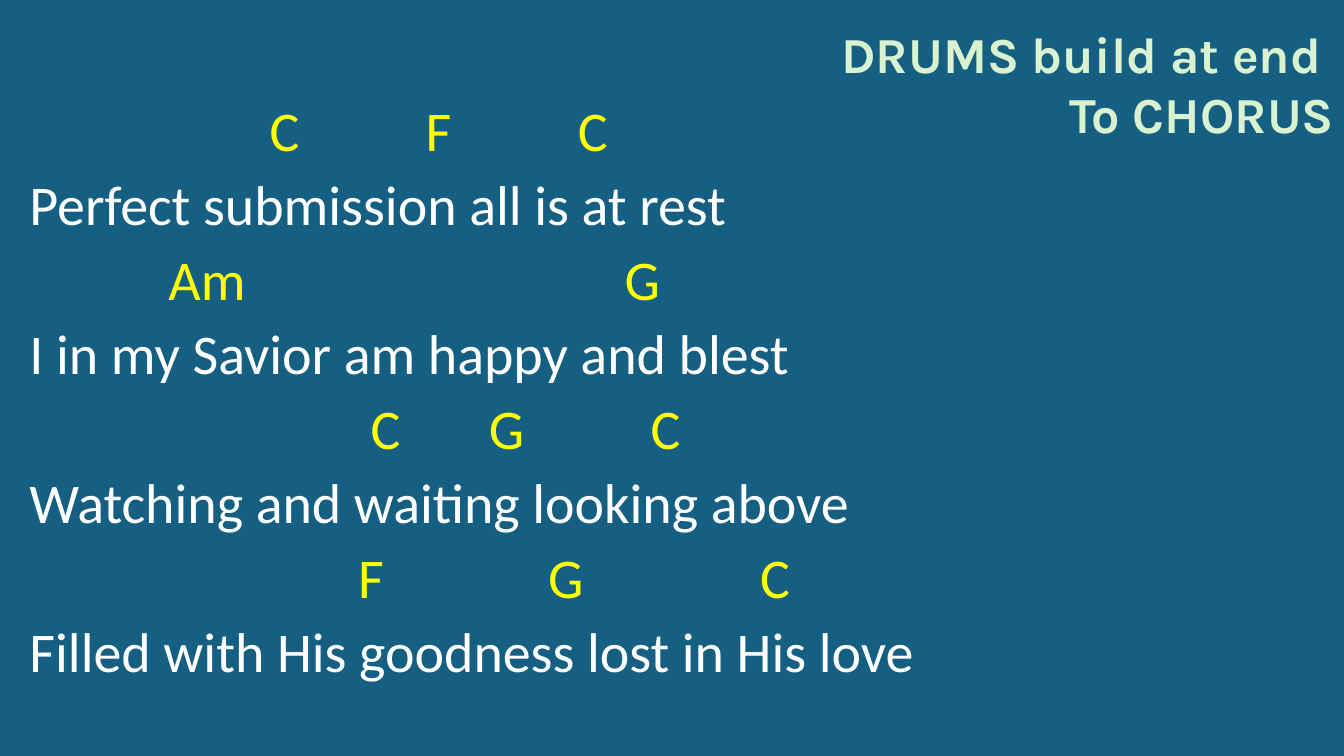
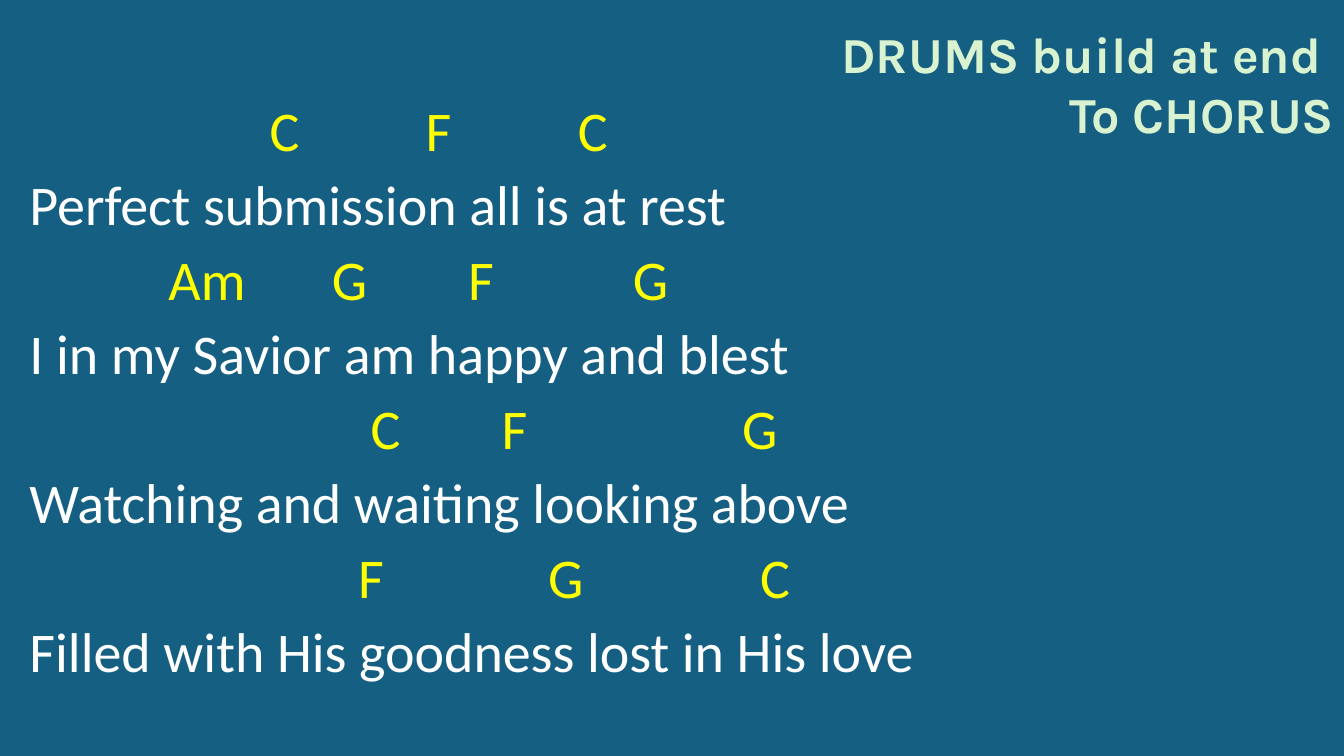
Before and after one commit to kendall412/worship, a slide deck: slide 6 of Blessed Assurance-CH.pptx. Drawn at 1344x756 pixels with LibreOffice and Linux fonts; fonts in the diff are those of the drawing. Boxes give left, top, right and bottom in pixels: in the first picture for what was removed or moved away, otherwise in the second. Text is boxed around its words. In the diff, an @@ line names an element or a change of style, - is before the commit and + after.

```diff
--- a/Blessed Assurance-CH.pptx
+++ b/Blessed Assurance-CH.pptx
@@ subtitle at (x1=168, y1=263, x2=668, y2=301): text changed @@
-Am G
+Am G F G
@@ subtitle at (x1=371, y1=412, x2=777, y2=450): text changed @@
-C G C
+C F G
```
Also in this commit, not shown: 5 other slides changed, 1 other file.
